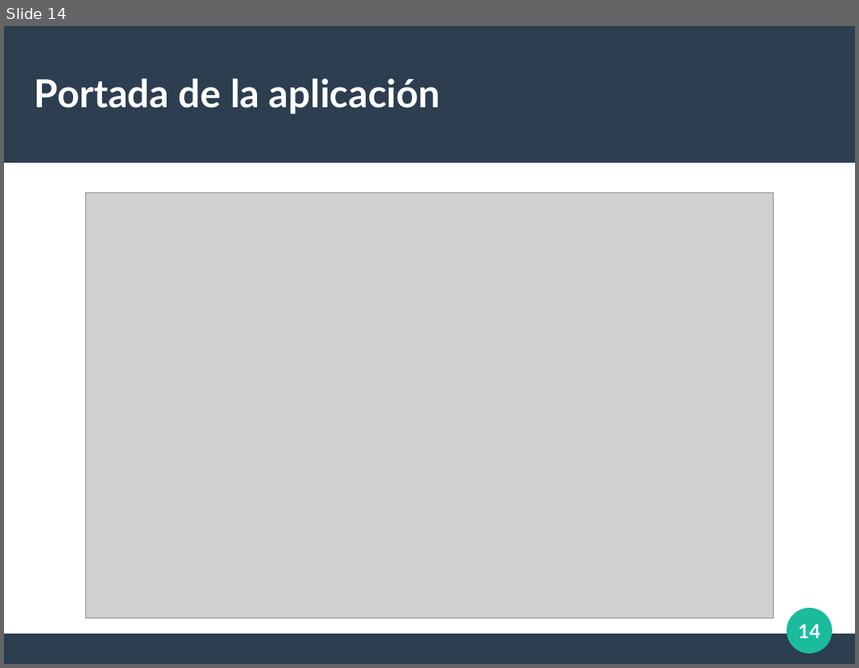
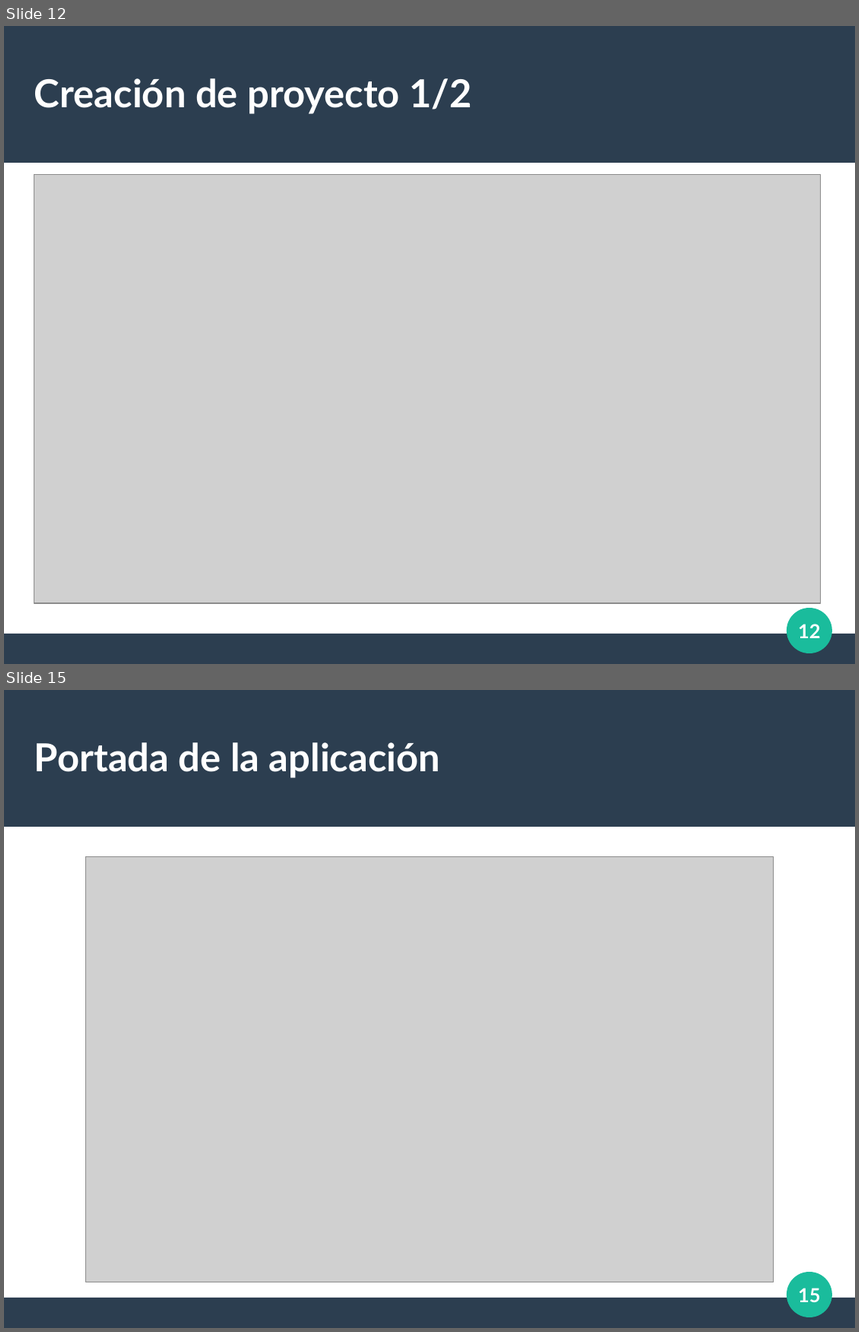
Before and after one commit to albeerto26/DjangoServerHeroku, a slide deck: diapos/Introduccion Django.odp. Shown one above the other, each under a label of ours: slide 14 before the commit, slides 12 and 15 after it; the slides between them are not shown. The pictures are 859x668 and 859x1332 pixels, drawn with LibreOffice and Linux fonts; fonts in the diff are those of the drawing; grey boxes stand for pictures. Boxes give left, top, right and bottom in pixels: in the first picture for what was removed or moved away, otherwise in the second. Text is boxed around its words. In the diff, an @@ line names an element or a change of style, - is before the commit and + after.

```diff
--- a/diapos/Introduccion Django.odp
+++ b/diapos/Introduccion Django.odp
@@ slide 12 added at [4,26,855,664], background #FFFFFF; not listed: 3 template elements that a slide beside it also shows @@
@@ title added at [34,78,472,114], 36 pt, text #FFFFFF, bold @@
+Creación de proyecto 1/2
@@ picture added at [34,175,820,604] @@
@@ page number added at [798,624,820,639], 18 pt, text #FFFFFF, bold @@
+12
@@ what was slide 14 is now slide 15 @@
@@ page number at [798,1288,820,1303]: text changed @@
-14
+15
```
Also in this commit, not shown: 3 slides changed, 2 other slides added, 2 slides removed, 4 other files.
